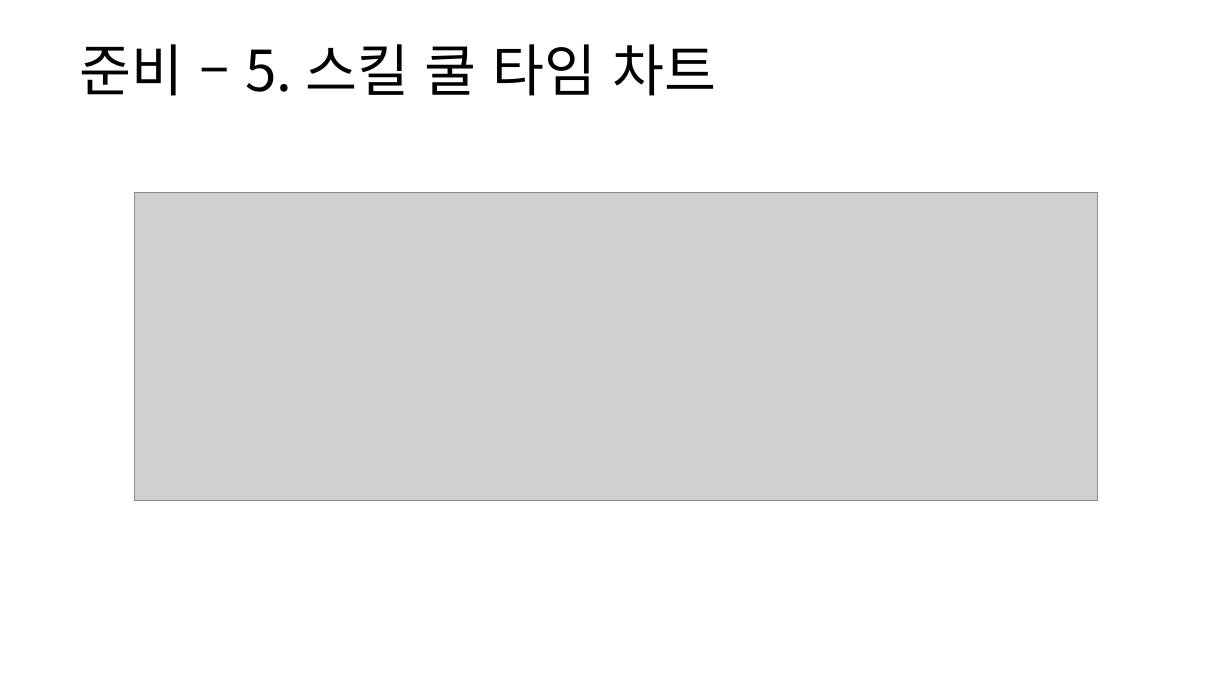
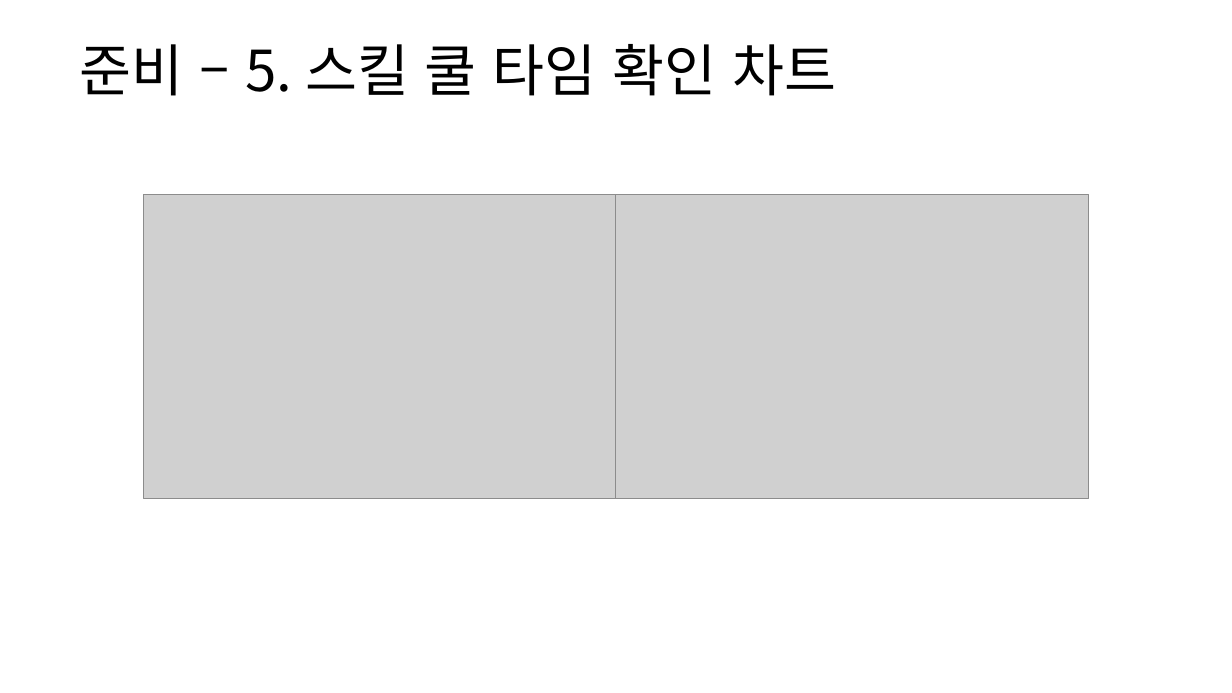
Before and after one commit to yjk0401/unityenginebasic_9th, a slide deck: slide 22 of 기획/방랑엽사전/스킬 시스템 기획서.pptx. Drawn at 1232x693 pixels with LibreOffice and Linux fonts; fonts in the diff are those of the drawing; grey boxes stand for pictures. Boxes give left, top, right and bottom in pixels: in the first picture for what was removed or moved away, otherwise in the second. Text is boxed around its words. In the diff, an @@ line names an element or a change of style, - is before the commit and + after.

```diff
--- a/기획/방랑엽사전/스킬 시스템 기획서.pptx
+++ b/기획/방랑엽사전/스킬 시스템 기획서.pptx
@@ text at <box>79,44,836,96</box>: text changed @@
-준비 – 5. 스킬 쿨 타임 차트
+준비 – 5. 스킬 쿨 타임 확인 차트
@@ picture removed at <box>134,192,1098,501</box> @@
@@ picture added at <box>143,194,616,498</box> @@
@@ picture added at <box>616,194,1090,498</box> @@
```
Also in this commit, not shown: 15 other slides changed, 12 other files.
